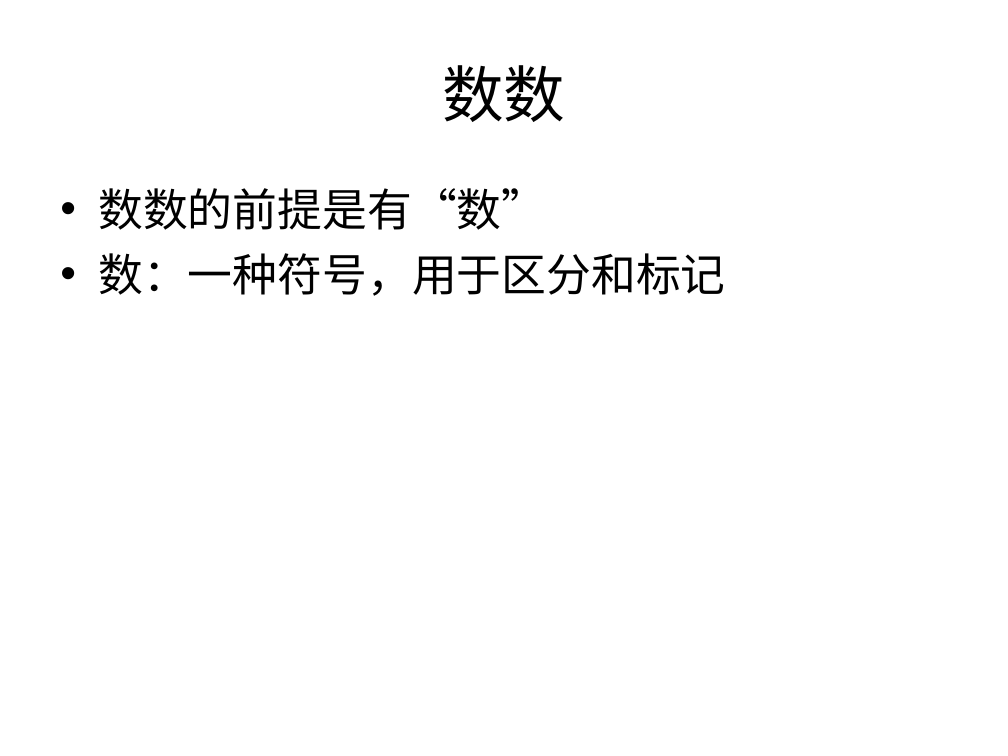
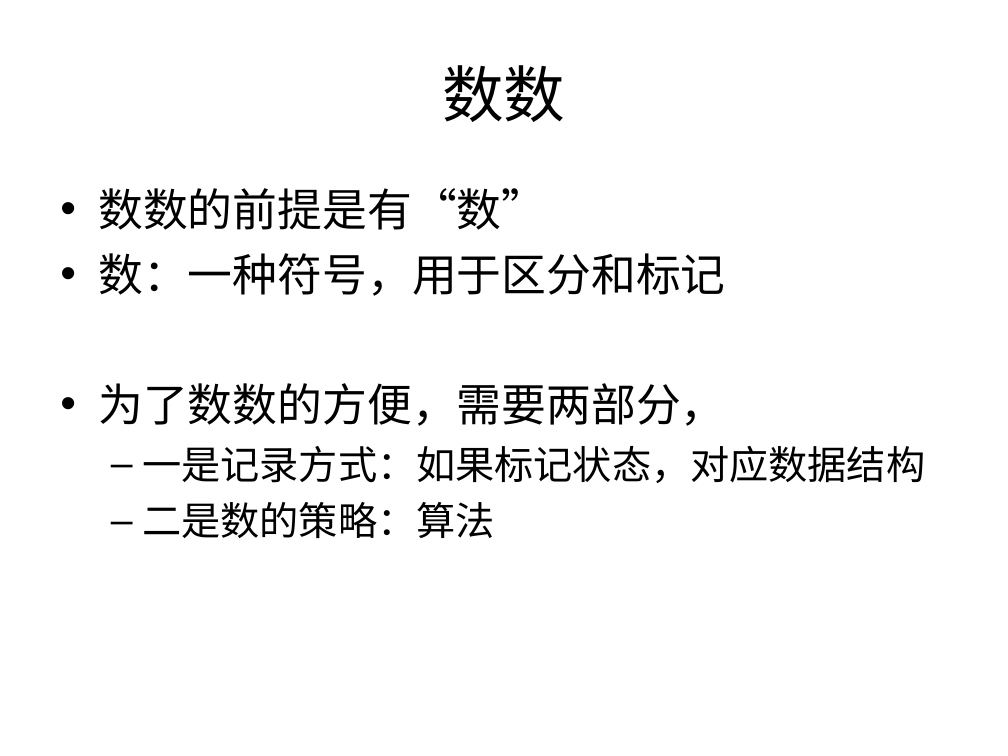
Before and after one commit to houjingbiao/leetcode, a slide deck: slide 3 of solutions/00conclusion.ppt (slide 2 before the commit). Drawn at 1008x756 pixels with LibreOffice and Linux fonts; fonts in the diff are those of the drawing. Boxes give left, top, right and bottom in pixels: in the first picture for what was removed or moved away, otherwise in the second. Text is boxed around its words. In the diff, an @@ line names an element or a change of style, - is before the commit and + after.

```diff
--- a/solutions/00conclusion.ppt
+++ b/solutions/00conclusion.ppt
@@ text at box(98, 383, 925, 538): paragraphs added @@
+• 为了数数的方便，需要两部分，
+  – 一是记录方式：如果标记状态，对应数据结构
+  – 二是数的策略：算法
```
Also in this commit, not shown: 12 other slides changed, 6 slides removed.
